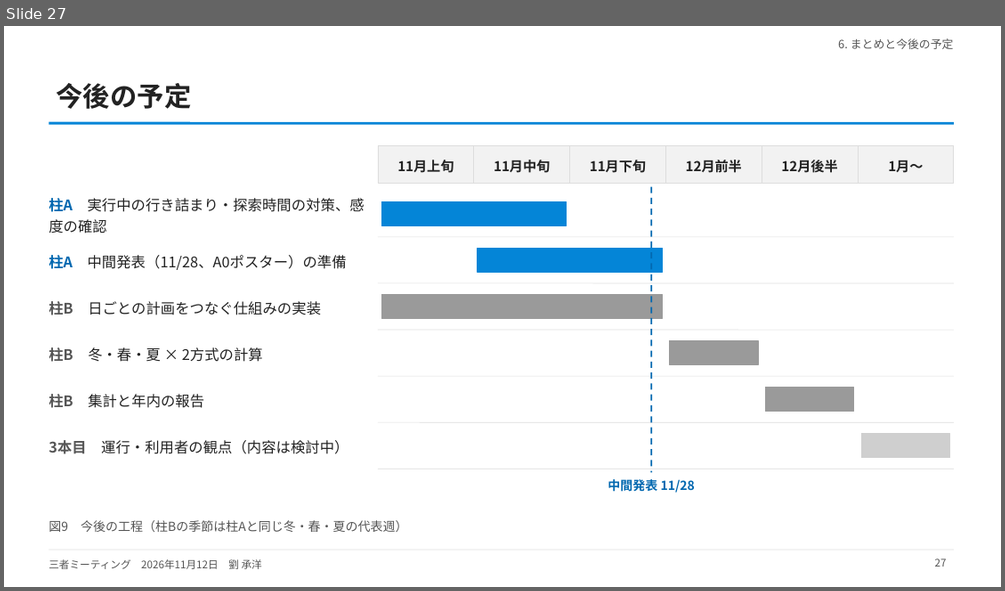
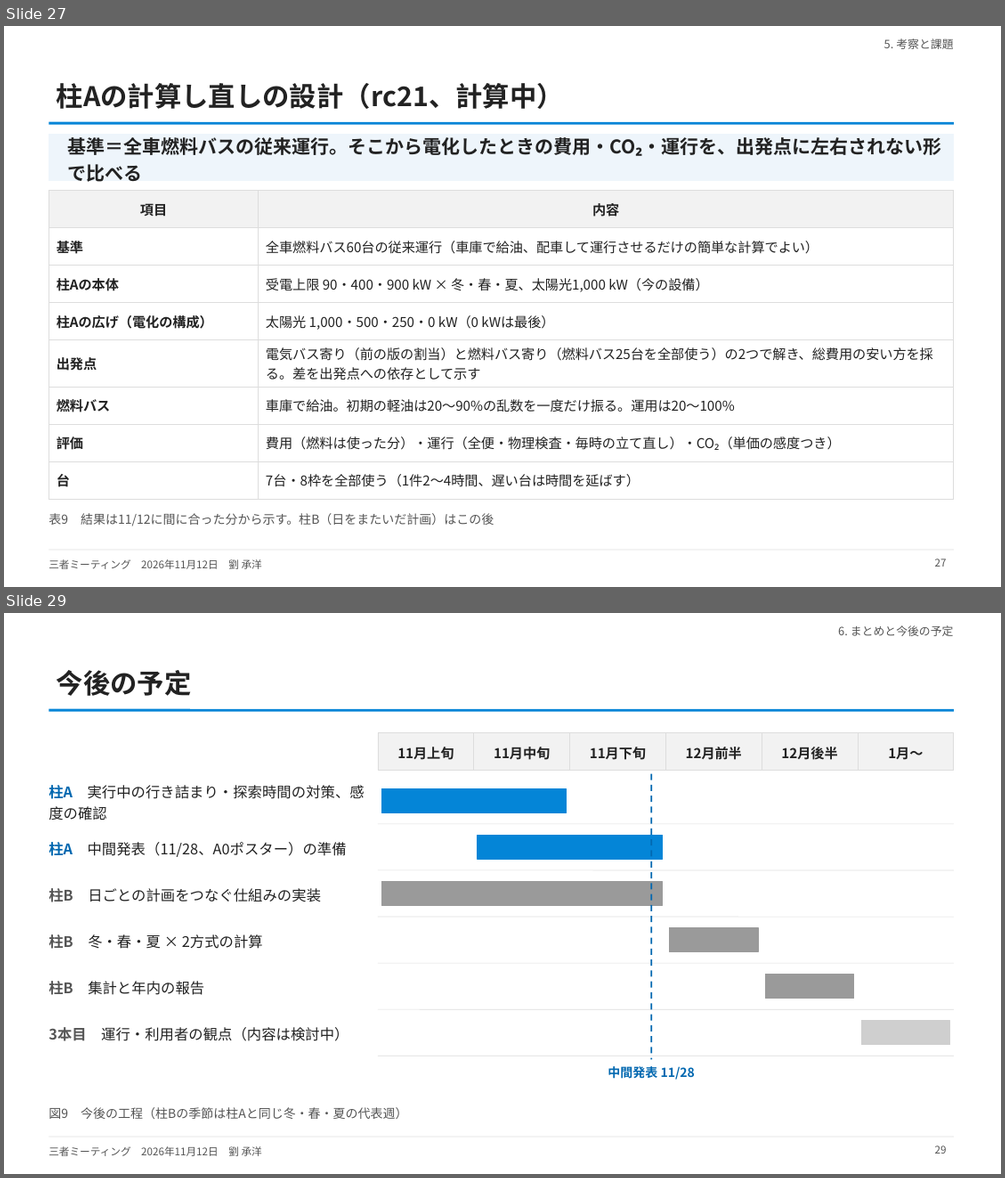
Before and after one commit to CYLIU2003/master-course, a slide deck: outcome/2026-11-12_three_party/three_party_20261112.pptx. Shown one above the other, each under a label of ours: slide 27 before the commit, slides 27 and 29 after it; the slides between them are not shown. The pictures are 1005x591 and 1005x1178 pixels, drawn with LibreOffice and Linux fonts; fonts in the diff are those of the drawing. Boxes give left, top, right and bottom in pixels: in the first picture for what was removed or moved away, otherwise in the second. Text is boxed around its words. In the diff, an @@ line names an element or a change of style, - is before the commit and + after.

```diff
--- a/outcome/2026-11-12_three_party/three_party_20261112.pptx
+++ b/outcome/2026-11-12_three_party/three_party_20261112.pptx
@@ slide 27 added at (4,26,1001,587), background #FFFFFF; not listed: 3 template elements that a slide beside it also shows @@
@@ text added at (884,38,953,49), 11 pt, text #555555 @@
+5. 考察と課題
@@ title added at (57,83,564,109), 26 pt, text #222222, bold @@
+柱Aの計算し直しの設計（rc21、計算中）
@@ rectangle added at (48,135,954,181), fill #EEF5FB, outline #EEF5FB 1 pt @@
@@ text added at (67,137,941,182), 18 pt, text #222222, bold @@
+基準＝全車燃料バスの従来運行。そこから電化したときの費用・CO₂・運行を、出発点に左右されない形で比べる
@@ table added at (48,191,954,491), 8 rows, 2 columns @@
+項目 | 内容
+基準 | 全車燃料バス60台の従来運行（車庫で給油、配車して運行させるだけの簡単な計算でよい）
+柱Aの本体 | 受電上限 90・400・900 kW × 冬・春・夏、太陽光1,000 kW（今の設備）
+柱Aの広げ（電化の構成） | 太陽光 1,000・500・250・0 kW（0 kWは最後）
+出発点 | 電気バス寄り（前の版の割当）と燃料バス寄り（燃料バス25台を全部使う）の2つで解き、総費用の安い方を採る。差を出発点への依存として示す
+燃料バス | 車庫で給油。初期の軽油は20〜90%の乱数を一度だけ振る。運用は20〜100%
+評価 | 費用（燃料は使った分）・運行（全便・物理検査・毎時の立て直し）・CO₂（単価の感度つき）
+台 | 7台・8枠を全部使う（1件2〜4時間、遅い台は時間を延ばす）
@@ text added at (48,513,494,526), 12 pt, text #555555 @@
+表9 結果は11/12に間に合った分から示す。柱B（日をまたいだ計画）はこの後
@@ page number added at (935,558,947,566), 10 pt, text #555555 @@
+27
@@ what was slide 27 is now slide 29 @@
@@ page number at (935,1145,947,1153): text changed @@
-27
+29
```
Also in this commit, not shown: 6 slides changed, 1 other slide added, 3 other files.
